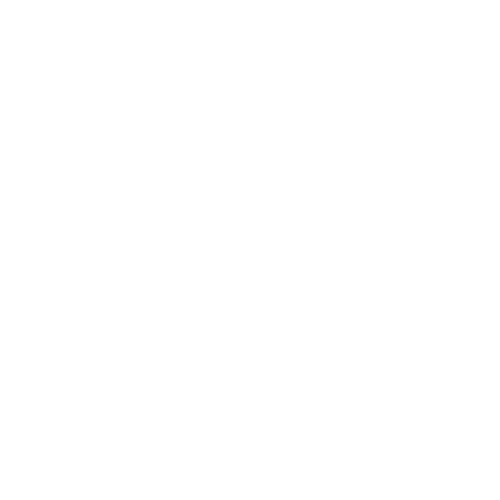
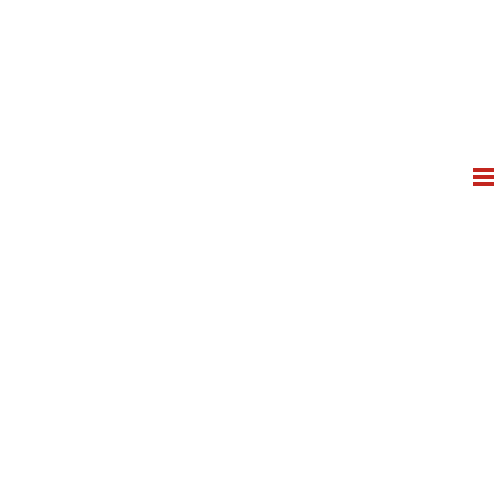
Layer changes from the first w=500, h=500 image to the second:
added group "responsive menu" with 3 layers above "Laag 2" over [473, 168, 494, 186]
added layer "Rechthoek 1 kopie 4" in group "responsive menu" over [473, 168, 494, 172]
added layer "Rechthoek 1 kopie 3" in group "responsive menu" over [473, 175, 494, 179]
added layer "Rechthoek 1 kopie 2" in group "responsive menu" over [473, 182, 494, 186]
